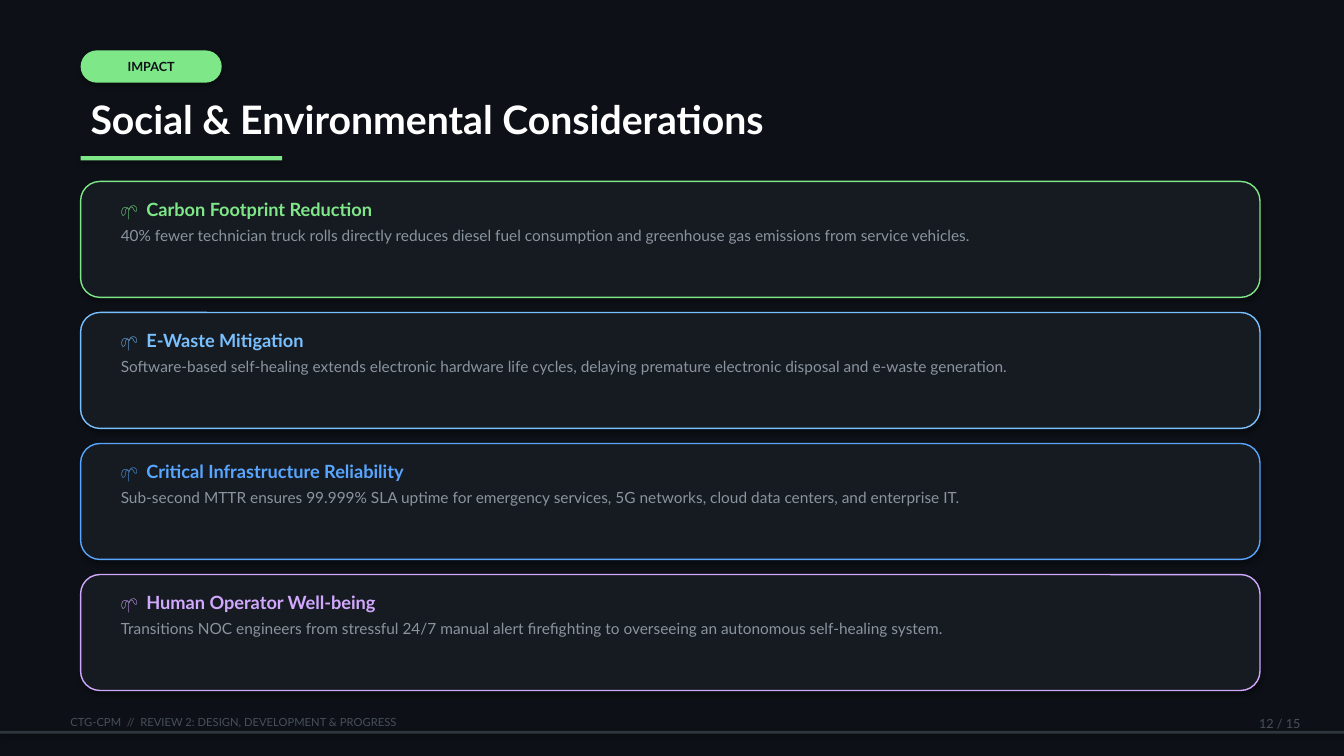
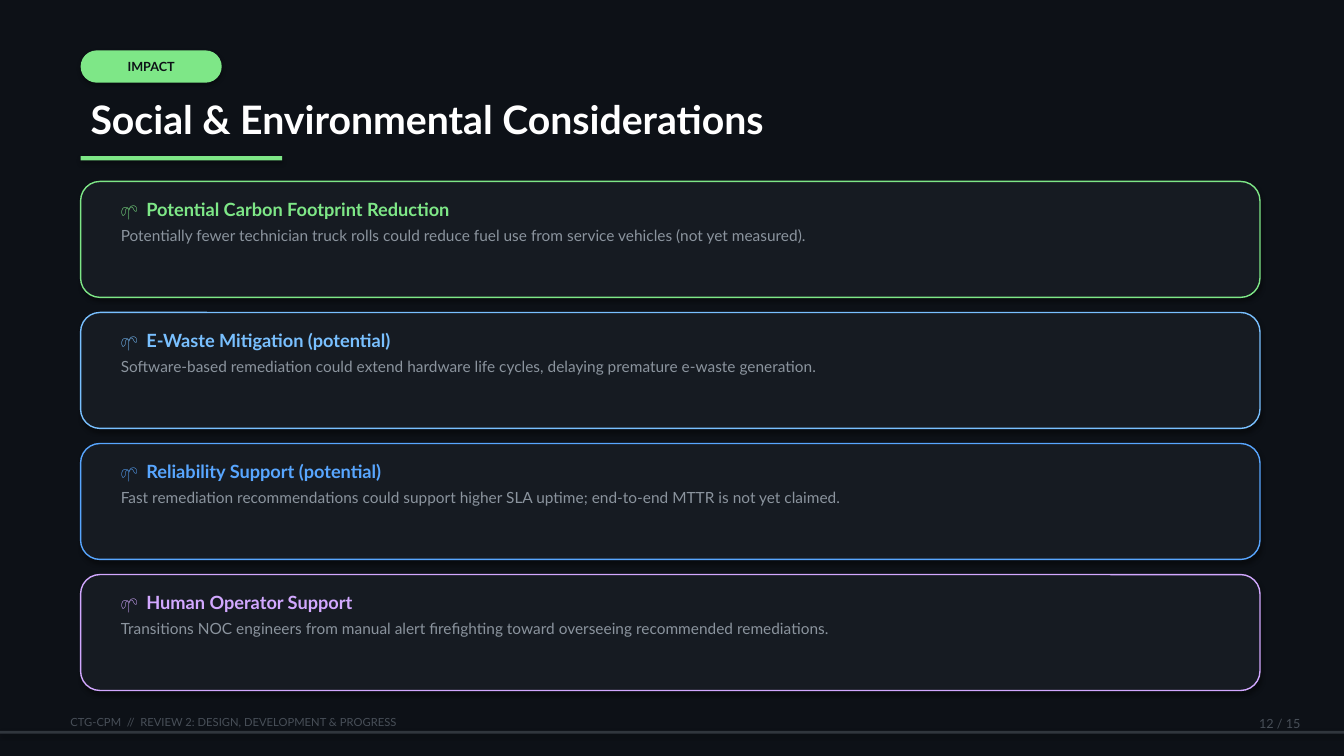
Before and after one commit to sagnikbasutaan2004-source/CTG-CPM-Self-Healing-Networks, a slide deck: slide 12 of CTG-CPM_Review2_Presentation.pptx. Drawn at 1344x756 pixels with LibreOffice and Linux fonts; fonts in the diff are those of the drawing. Boxes give left, top, right and bottom in pixels: in the first picture for what was removed or moved away, otherwise in the second. Text is boxed around its words. In the diff, an @@ line names an element or a change of style, - is before the commit and + after.

Commit message:
fix: remove fabricated claims and wire real dynamic models
- kafka_telemetry_streaming: fix broken NoBrokersAvailable import so real
  Kafka actually connects (was silently disabling Kafka)
- Rename fabricated 'DigitalTwinExecution' task to 'CounterfactualProjection'
  across game_engine, agentic_remediator, test_prototype
- Remove hardcoded/fabricated metrics (MTTR, OPEX savings, 100% pass,
  zero-risk, sub-second deployment, 40% attribution, ad-hoc lifecycle claims)
  from llm_diagnostician, COMPREHENSIVE_SYSTEM_GUIDE, web dashboard,
  and PPT generators; replace with honest measurement/disclosure wording
- Make Shapley root-cause in fallback diagnosis use the actual computed value
- regenerate honest CTG-CPM_Implementation_Plan.pptx and
  CTG-CPM_Review2_Presentation.pptx (add OUTPUT_PPT_PATH env override)
- add train/inference code, trained GraphSAGE GNN & diffusion weights,
  benchmarks, unit tests
- drop accidentally-tracked Word lock file ~$CTG-CPM_Review2_Presentation.pptx

```diff
--- a/CTG-CPM_Review2_Presentation.pptx
+++ b/CTG-CPM_Review2_Presentation.pptx
@@ text at (121, 202, 806, 244): text changed @@
-🌱 Carbon Footprint Reduction
-40% fewer technician truck rolls directly reduces diesel fuel consumption and greenhouse gas emissions from service vehicles.
+🌱 Potential Carbon Footprint Reduction
+Potentially fewer technician truck rolls could reduce fuel use from service vehicles (not yet measured).
@@ text at (121, 333, 816, 375): text changed @@
-🌱 E-Waste Mitigation
-Software-based self-healing extends electronic hardware life cycles, delaying premature electronic disposal and e-waste generation.
+🌱 E-Waste Mitigation (potential)
+Software-based remediation could extend hardware life cycles, delaying premature e-waste generation.
@@ text at (121, 464, 839, 506): text changed @@
-🌱 Critical Infrastructure Reliability
-Sub-second MTTR ensures 99.999% SLA uptime for emergency services, 5G networks, cloud data centers, and enterprise IT.
+🌱 Reliability Support (potential)
+Fast remediation recommendations could support higher SLA uptime; end-to-end MTTR is not yet claimed.
@@ text at (121, 595, 828, 637): text changed @@
-🌱 Human Operator Well-being
-Transitions NOC engineers from stressful 24/7 manual alert firefighting to overseeing an autonomous self-healing system.
+🌱 Human Operator Support
+Transitions NOC engineers from manual alert firefighting toward overseeing recommended remediations.
```
Also in this commit, not shown: 11 other slides changed, 27 other files.
